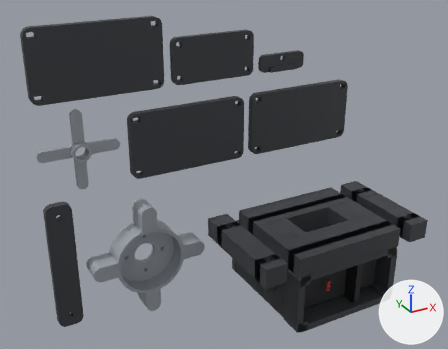
Renders of the glTF model exports/plate-5-small.glb from each side of a commit.
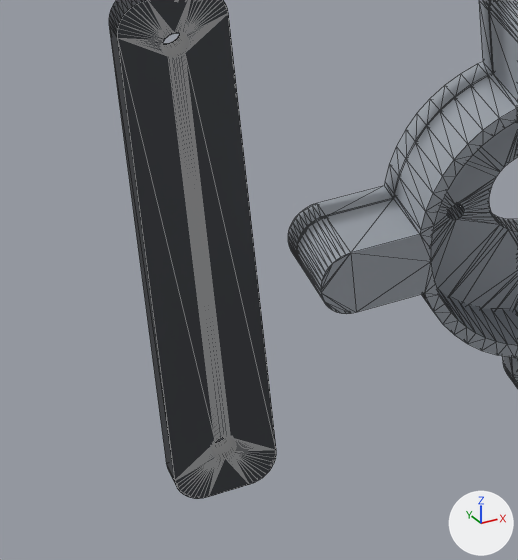
Old and new are each drawn whole from a 50 mm lens placed at (-34.6, -213.6, 163.0), pointed at (71.9, -20.0, 66.2) and again close up on the part from 4% to 32% of the width and 59% to 98% of the height. Every picture has the same lights, and +X, +Y and +Z are marked at lower right. The last two pictures show the newer version. The close-ups show mesh edges as thin lines. Vertices at exactly the same position are counted once.

In view in the first close-up: 'horn-adapter', 'spk-clamp'.
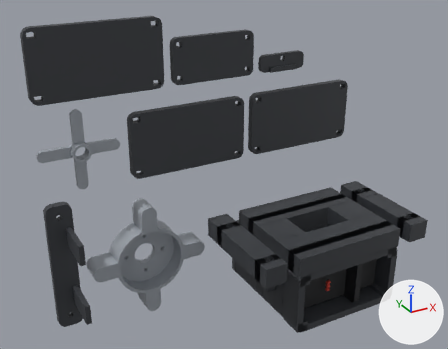
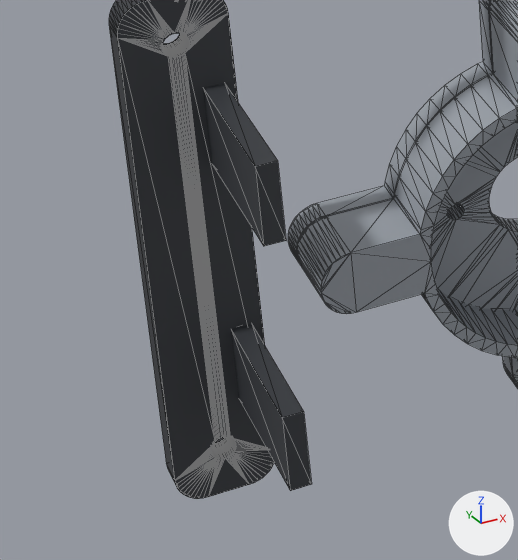
Location of each change, [x1, y1, x2, y2] in pixels of the close-ups (518 x 560 px):
'spk-clamp', reshaped: before [109, 0, 276, 499]; after [109, 0, 311, 499]
part 1 of me_spk_clamp, added: after [231, 324, 311, 491]
part 2 of me_spk_clamp, added: after [203, 83, 286, 246]

The edits, one by one:
me_spk_clamp is used by ob_spk_clamp; location (0.0, 0.0, 0.0).
me_spk_clamp had 344 vertices, 692 faces and spanned x 6.0..16.0, y -3.0..0.0, z 6.0..59.8.
me_spk_clamp now has 360 vertices, 716 faces and spans x 6.0..16.0, y -19.0..0.0, z 6.0..59.8.
me_spk_clamp part 1: a new loose piece, a box spanning x 13.0..15.0, y -19.0..-2.8, z 15.9..23.9, in mat_spk_clamp_mat (dark grey #3a3d42).
me_spk_clamp part 2: a new loose piece, a box spanning x 13.0..15.0, y -19.0..-2.8, z 41.9..49.9, in mat_spk_clamp_mat (dark grey #3a3d42).
